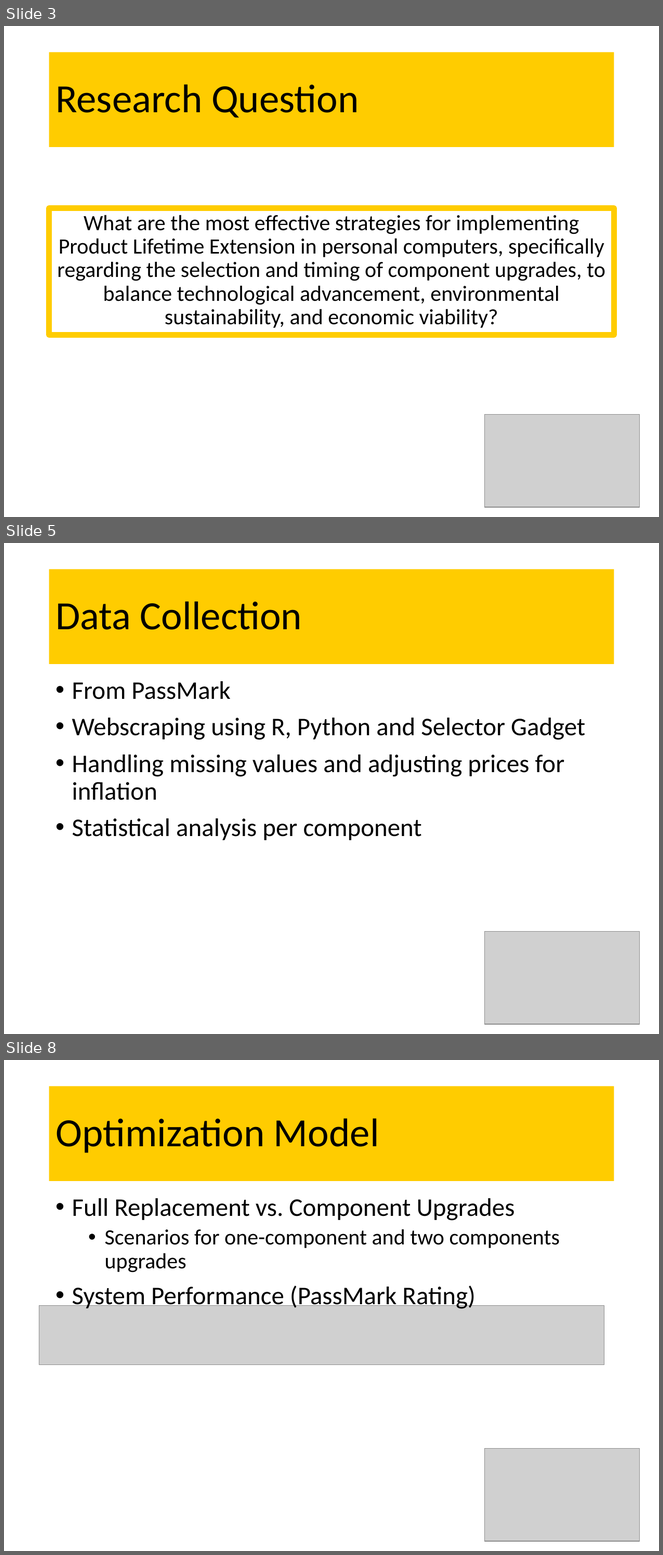
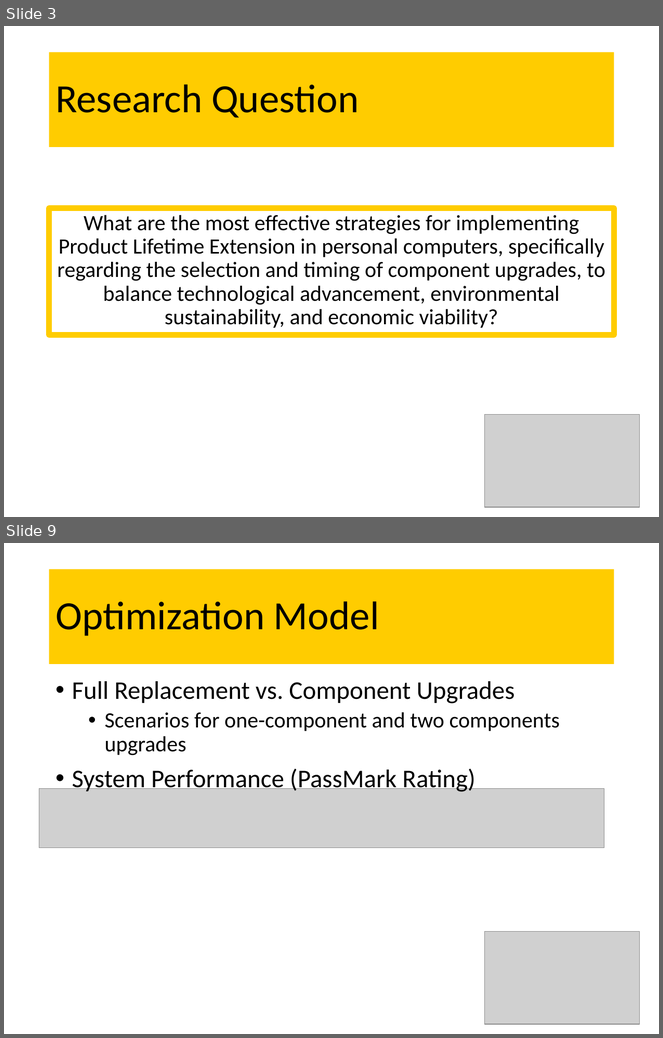
Before and after one commit to Scottielee33/thesis_2024_PC_LTE, a slide deck: final_presentation.pptx. Shown one above the other, each under a label of ours: slides 3, 5 and 8 before the commit, slides 3 and 9 after it; the slides between them are not shown. The pictures are 663x1555 and 663x1038 pixels, drawn with LibreOffice and Linux fonts; fonts in the diff are those of the drawing; grey boxes stand for pictures. Boxes give left, top, right and bottom in pixels: in the first picture for what was removed or moved away, otherwise in the second. Text is boxed around its words. In the diff, an @@ line names an element or a change of style, - is before the commit and + after.

```diff
--- a/final_presentation.pptx
+++ b/final_presentation.pptx
@@ slide 5 removed at (x1=4, y1=543, x2=659, y2=1034), background #FFFFFF @@
@@ title removed at (x1=49, y1=569, x2=614, y2=664) @@
-Data Collection
@@ text removed at (x1=72, y1=681, x2=585, y2=840) @@
-• From PassMark
-• Webscraping using R, Python and Selector Gadget
-• Handling missing values and adjusting prices for inflation
-• Statistical analysis per component
@@ picture removed at (x1=485, y1=931, x2=639, y2=1025) @@
@@ what was slide 8 is now slide 9 @@
```
Also in this commit, not shown: 5 slides changed, 1 slide added, 1 other file.
